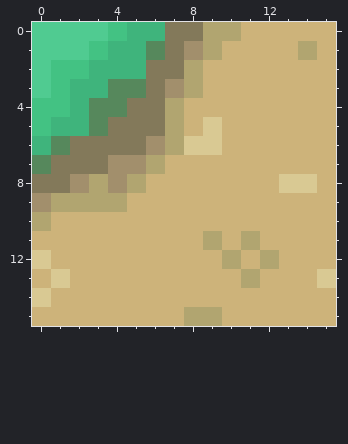
Two versions of one pixel-art sprite, res/tiles/sand.corner4.png. Above is the file before it was changed.
The file is 16x16 pixels. Colours within 5 levels of each other are drawn and written as one.
After the commit:
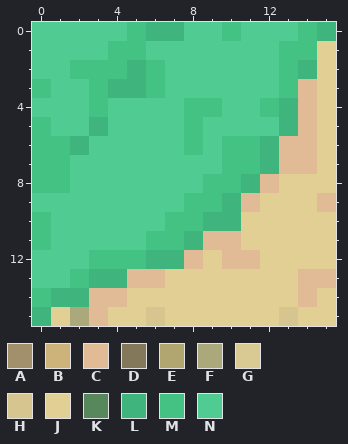
Palette (. is transparent): A #a28f6c  B #cdb37a  C #e0bb96  D #83795a  E #b1a570  F #aba87c  G #d9c993  H #e2cf94ed  J #e2cf94  K #56885c  L #3fb47c  M #43c283  N #50cb91
The edit:
Changed rows in their new state; - is an unchanged pixel.
first column x 0:
 0 ----NM-LNNMNNNML
 1 ---NMMNNNNNNNMMJ
 2 -N-MM-MNNNNNNMLJ
 3 MNNMLLMNNNNNNMCJ
 4 NNNMNNNNMMNNMLCJ
 5 -NNLNNNNMNNNNLCJ
 6 MMLNNNNNMNMMLCCJ
 7 MMNNNNNNNNMMLCCJ
 8 MMNNNNNNNMMLCJJJ
 9 NNNNNNNNMMLCJJJC
10 MNNNNNNMMLLJJJJJ
11 MNNNNNMMLCCJJJJJ
12 NNNMMMLLCJCCJJJJ
13 NNMLLCCJJJJJJJCC
14 MLLCCJJJJJJJJJCJ
15 LJFCJJHJJJJJJHJJ
